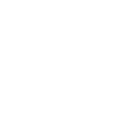
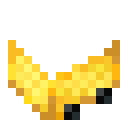
Two versions of the same layered image (w=128, h=128). Layer-by-layer changes:
added layer "gold copy" above "Pasted Layer copy #1" over [8, 40, 120, 120]
added layer "Pasted Layer copy #1" (soft light) above "oxidized" over [8, 40, 120, 120]
showed "gold", blend merge → normal, painted on it over [8, 40, 120, 120]
